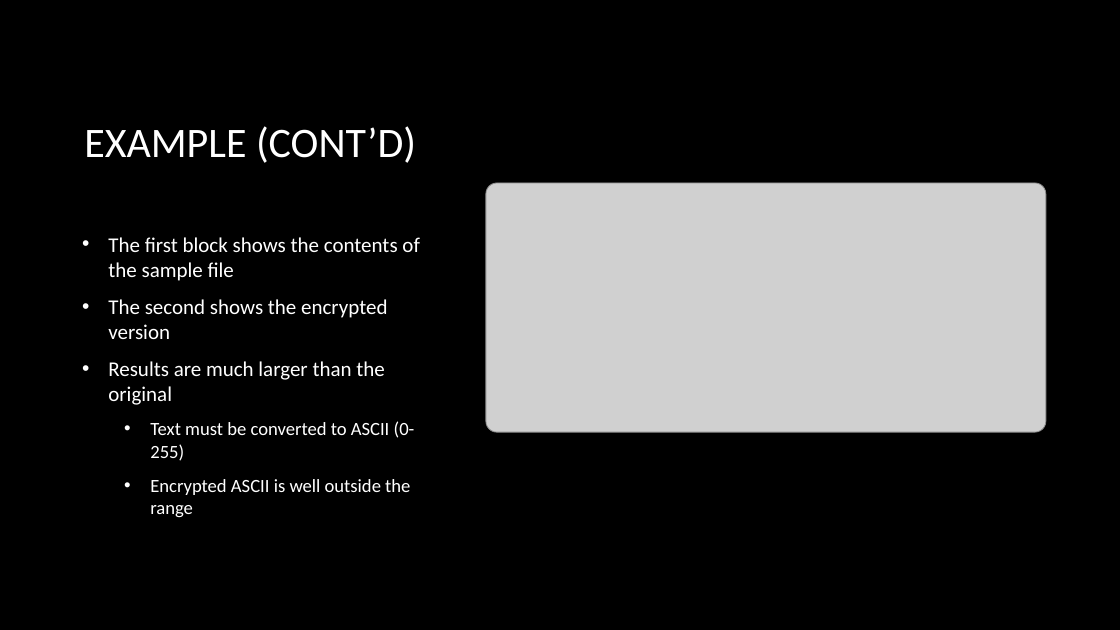
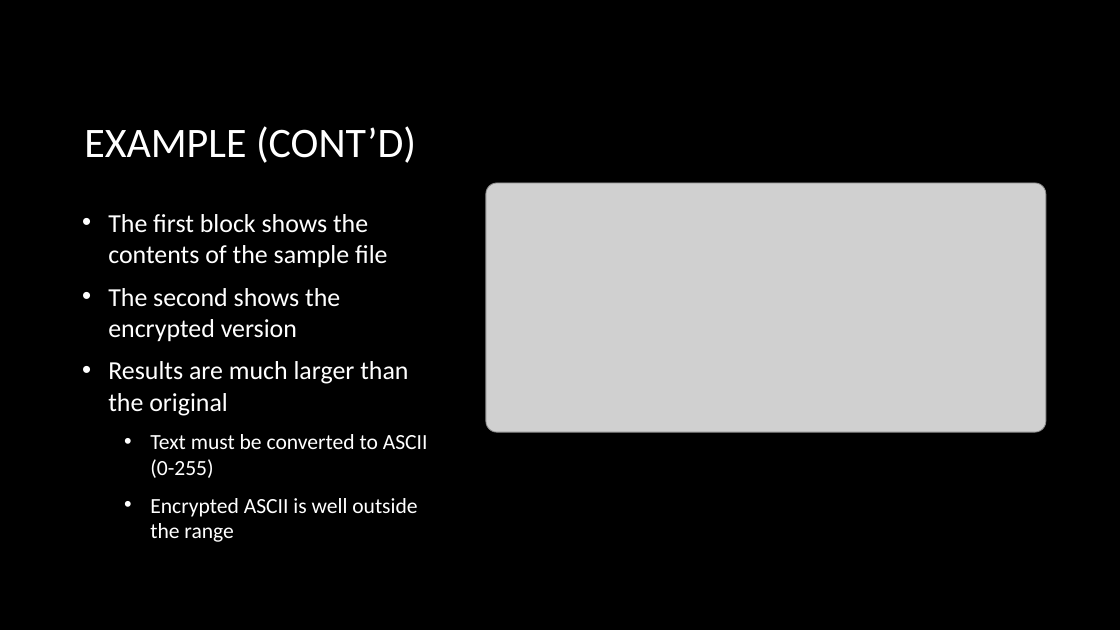
Before and after one commit to Deravadom/PostQuantumComputation, a slide deck: slide 13 of rsa/pres/rsa_presentation.pptx. Drawn at 1120x630 pixels with LibreOffice and Linux fonts; fonts in the diff are those of the drawing; grey boxes stand for pictures; background and template pictures are left out. Boxes give left, top, right and bottom in pixels: in the first picture for what was removed or moved away, otherwise in the second. Text is boxed around its words. In the diff, an @@ line names an element or a change of style, - is before the commit and + after.

```diff
--- a/rsa/pres/rsa_presentation.pptx
+++ b/rsa/pres/rsa_presentation.pptx
@@ text "The first block shows the ..." at (108,214,428,542): size 18 to 22.2 pt in "The first block shows the contents of ...", "The second shows the encrypted version", "Results are much larger than the original"; size 16 to 18.5 pt in "Text must be converted to ASCII (0-255)", "Encrypted ASCII is well outside the range" @@
```
Also in this commit, not shown: 7 other slides changed, 4 other files.
